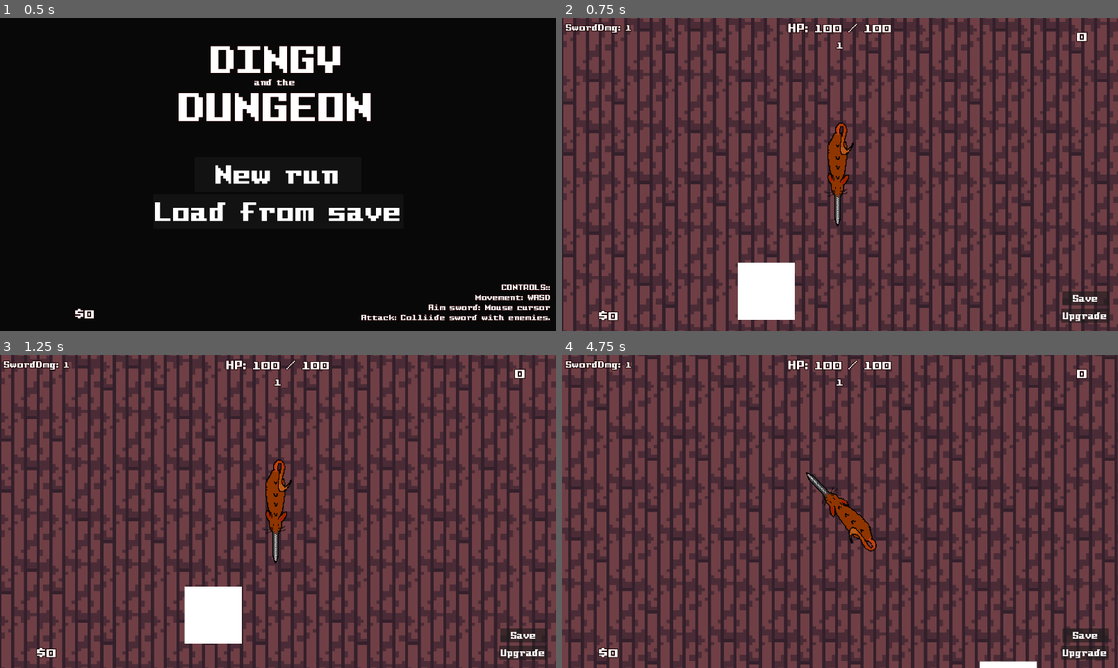
Above: before the commit, frames 1-4 (two rows, left to right).
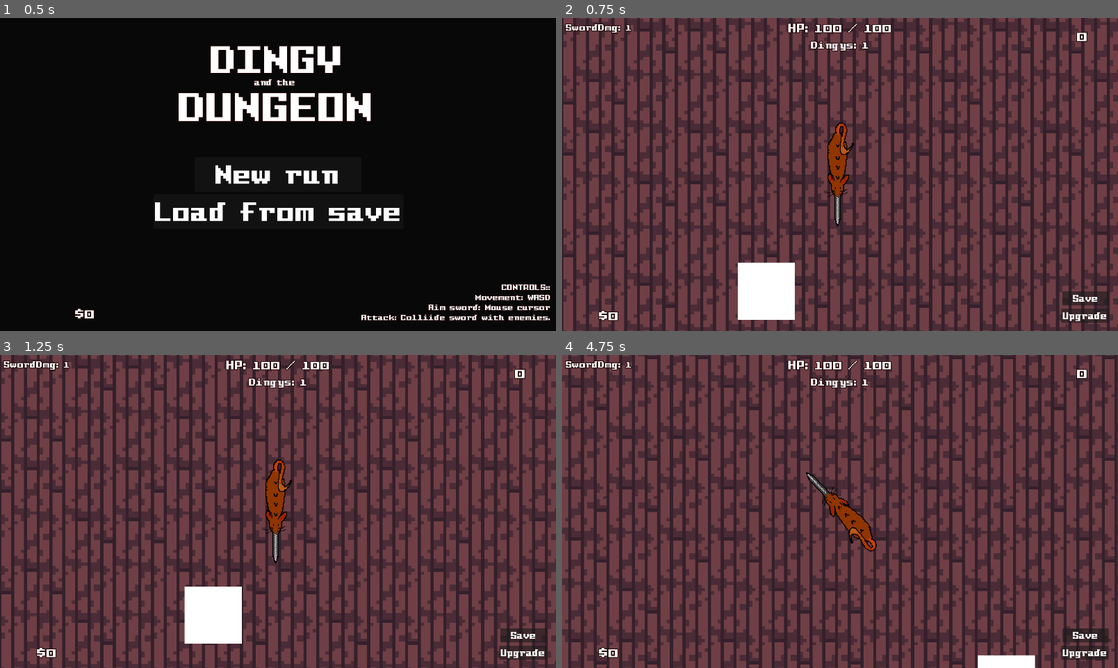
Above: after the commit, the same moments.

Repository: snoutibur-academic/Dingy-Dungeon-Game
Game: Godot game, scene res://Scenes/Main/Main.tscn
Same seed, same stepped clock (60 frames per second), same inputs: the game is played once before the commit and once after it.
Inputs (mouse positions are in pixels of both pictures, inside the frame that each line leads up to):
- Up to frame 1 (0.5 s): no input
- Up to frame 2 (0.75 s): click "New run" at 0.5 s
- Up to frame 3 (1.25 s): no input
- Up to frame 4 (4.75 s): move the mouse to (812, 574) at 1.27 s; hold W (up) 1.28-2.78 s; move the mouse to (1006, 558) at 2.02 s; move the mouse to (673, 464) at 2.77 s; hold A (left) 2.78-4.28 s; move the mouse to (867, 511) at 3.52 s; move the mouse to (756, 433) at 4.27 s; hold S (down) from 4.28 s (still down)

Frame 1 is identical in both runs. In frame 2, 0.2% of the frame differs, in the area x 44-56%, y 7-11%; in frame 3, 0.2%; in frame 4, 0.4%, in the area x 44-86%, y 7-100%.

Commit message:
Expanded dingy detection area + Cleaned up scripts

Diff:
--- a/Mobs/Dingy.tscn
+++ b/Mobs/Dingy.tscn
@@ -9,7 +9,7 @@
 size = Vector2(18, 18)
 
 [sub_resource type="CircleShape2D" id="CircleShape2D_ud4sb"]
-radius = 90.0056
+radius = 322.002
 
 [node name="Dingy" type="CharacterBody2D"]
 script = ExtResource("1_01lvh")
@@ -32,7 +32,6 @@
 shape = SubResource("RectangleShape2D_13x0u")
 
 [node name="PlayerDetection" type="Area2D" parent="."]
-visible = false
 
 [node name="CollisionShape2D" type="CollisionShape2D" parent="PlayerDetection"]
 position = Vector2(1, -1)
--- a/Player/HUD.gd
+++ b/Player/HUD.gd
@@ -1,13 +1,6 @@
 extends CanvasLayer
 
 @onready var  UpgradeMenu = $UpgradeMenu
-
-"Upgrades var"
-
-func _process(delta):
-	"Label Updates"
-	$HealthLabel.text = "HP: " + str(Game.playerHP) + " / " + str(Game.playerMaxHP)
-	$RoomNumberLbl.text = str(Game.room)
 
 "Upgrades"
 func _on_upgrade_button_pressed():
--- a/Player/HUD.tscn
+++ b/Player/HUD.tscn
@@ -1,13 +1,28 @@
-[gd_scene load_steps=6 format=3 uid="uid://hj0lanaxubde"]
+[gd_scene load_steps=8 format=3 uid="uid://hj0lanaxubde"]
 
 [ext_resource type="Theme" uid="uid://b2uy38s86fu5v" path="res://Theme/Main.tres" id="1_5xnaw"]
 [ext_resource type="Script" path="res://Player/HUD.gd" id="1_ecv5k"]
 
+[sub_resource type="GDScript" id="GDScript_47elf"]
+script/source = "extends Label
+
+func _process(delta):
+	self.text = \"HP: \" + str(Game.playerHP) + \" / \" + str(Game.playerMaxHP)
+"
+
+[sub_resource type="GDScript" id="GDScript_yun2g"]
+script/source = "extends Label
+
+# Called every frame. 'delta' is the elapsed time since the previous frame.
+func _process(delta):
+	self.text = str(Game.room)
+"
+
 [sub_resource type="GDScript" id="GDScript_45pey"]
 script/source = "extends Label
 
 func _process(delta):
-	self.text = str(Game.mobCount)
+	self.text = \"Dingys: \" + str(Game.mobCount)
 "
 
 [sub_resource type="GDScript" id="GDScript_euhmn"]
@@ -41,6 +56,7 @@
 text = "HealthLabel"
 horizontal_alignment = 1
 vertical_alignment = 1
+script = SubResource("GDScript_47elf")
 
 [node name="RoomNumberLbl" type="Label" parent="."]
 anchors_preset = 1
@@ -56,6 +72,7 @@
 vertical_alignment = 1
 autowrap_mode = 3
 clip_text = true
+script = SubResource("GDScript_yun2g")
 
 [node name="MobCount" type="Label" parent="."]
 anchors_preset = 5
